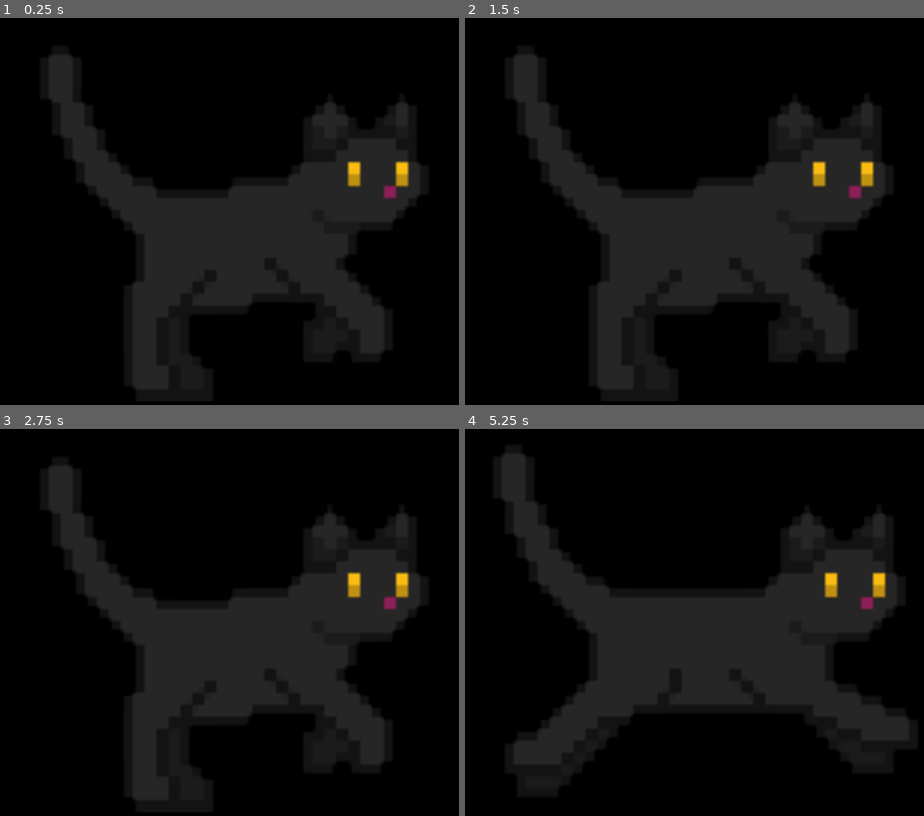
Above: before the commit, frames 1-4 (two rows, left to right).
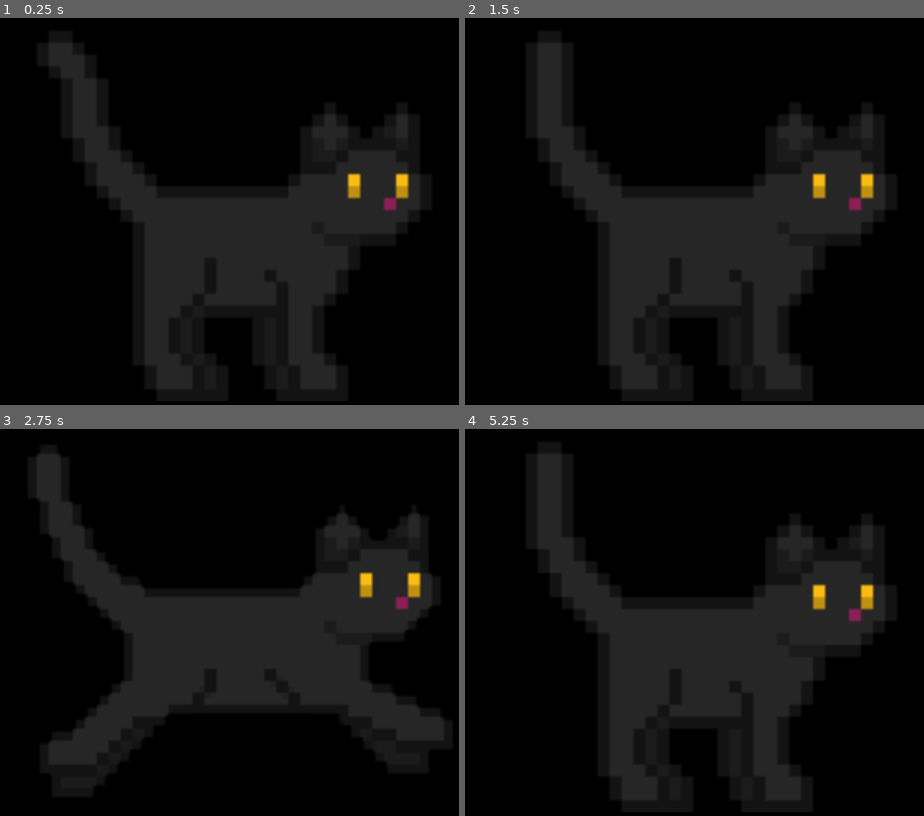
Above: after the commit, the same moments.

Repository: awesomesauce4646/virtual-pet
Game: Godot game, scene res://pet.tscn
Two runs of this game, one before a commit and one after it. Both use one fixed random seed, a clock stepped at 60 frames per second and the inputs below.
Inputs (mouse positions are in pixels of both pictures, inside the frame that each line leads up to):
- Up to frame 1 (0.25 s): no input
- Up to frame 2 (1.5 s): tap Enter at 0.5 s; drag from (689, 211) to (740, 83) at 0.52 s; drag from (598, 203) to (666, 273) at 1.27 s
- Up to frame 3 (2.75 s): move the mouse to (275, 494) at 2.02 s; hold Right from 2.03 s (still down); tap Alt at 2.1 s; click (275, 494) at 2.17 s
- Up to frame 4 (5.25 s): release Right at 2.75 s; drag from (666, 684) to (552, 525) at 2.77 s; move the mouse to (832, 661) at 3.52 s; hold Left 3.53-4.25 s; tap Alt at 3.6, 5.1 s; click (832, 661) at 3.67 s; drag from (552, 525) to (689, 622) at 4.27 s; move the mouse to (712, 595) at 5.02 s; hold Down from 5.03 s (still down); click (712, 595) at 5.17 s

The runs differ from the first frame. In frame 1, 5.4% of the frame differs, in the area x 10-92%, y 6-97%; in frame 2, 5.8%; in frame 3, 8.8%; in frame 4, 12%, in the area x 7-97%, y 6-97%.

Commit message:
add sit sprite as an idle

Diff:
--- a/virtual-pet/pet.gd
+++ b/virtual-pet/pet.gd
@@ -55,13 +55,21 @@
 		if r == 0:
 			animated_sprite.play("Idle")
 			speed = 0
+		elif r == 1:
+			animated_sprite.play("Sit")
+			speed = 0
+		else:
+			animated_sprite.play("Idle")
+			speed = 0
 
 func _on_area_input(_viewport, event, _shape_idx):
 	if event is InputEventMouseButton and event.button_index == MOUSE_BUTTON_LEFT:
 		if event.pressed:
 			is_dragging = true
+			animated_sprite.play("Idle")
 			var mouse_pos = Vector2(DisplayServer.mouse_get_position())
 			var win_pos = Vector2(DisplayServer.window_get_position())
 			drag_offset = mouse_pos - win_pos
 		else:
 			is_dragging = false
+			animated_sprite.play("Run")
--- a/virtual-pet/pet.tscn
+++ b/virtual-pet/pet.tscn
@@ -1,7 +1,57 @@
 [gd_scene format=3 uid="uid://nubkggdluy7u"]
 
 [ext_resource type="Script" uid="uid://bm2jegvyd30wj" path="res://pet.gd" id="1_s0gbd"]
+[ext_resource type="Texture2D" uid="uid://cbslb2o8obawe" path="res://Black-Idle.png" id="2_s0gbd"]
 [ext_resource type="Texture2D" uid="uid://ekwhlvj1o0ab" path="res://Black-Run.png" id="3_j8hq5"]
+[ext_resource type="Texture2D" uid="uid://bp11cw4rt4vbk" path="res://Black-Sit.png" id="4_j8hq5"]
+
+[sub_resource type="AtlasTexture" id="AtlasTexture_11scu"]
+atlas = ExtResource("2_s0gbd")
+region = Rect2(0, 0, 192, 192)
+
+[sub_resource type="AtlasTexture" id="AtlasTexture_0bf13"]
+atlas = ExtResource("2_s0gbd")
+region = Rect2(192, 0, 192, 192)
+
+[sub_resource type="AtlasTexture" id="AtlasTexture_sjut6"]
+atlas = ExtResource("2_s0gbd")
+region = Rect2(384, 0, 192, 192)
+
+[sub_resource type="AtlasTexture" id="AtlasTexture_qrkd0"]
+atlas = ExtResource("2_s0gbd")
+region = Rect2(576, 0, 192, 192)
+
+[sub_resource type="AtlasTexture" id="AtlasTexture_o7tcy"]
+atlas = ExtResource("2_s0gbd")
+region = Rect2(768, 0, 192, 192)
+
+[sub_resource type="AtlasTexture" id="AtlasTexture_gda0o"]
+atlas = ExtResource("2_s0gbd")
+region = Rect2(960, 0, 192, 192)
+
+[sub_resource type="AtlasTexture" id="AtlasTexture_slpjv"]
+atlas = ExtResource("2_s0gbd")
+region = Rect2(1152, 0, 192, 192)
+
+[sub_resource type="AtlasTexture" id="AtlasTexture_awnet"]
+atlas = ExtResource("2_s0gbd")
+region = Rect2(1344, 0, 192, 192)
+
+[sub_resource type="AtlasTexture" id="AtlasTexture_n2wdx"]
+atlas = ExtResource("2_s0gbd")
+region = Rect2(1536, 0, 192, 192)
+
+[sub_resource type="AtlasTexture" id="AtlasTexture_kckgm"]
+atlas = ExtResource("2_s0gbd")
+region = Rect2(1728, 0, 192, 192)
+
+[sub_resource type="AtlasTexture" id="AtlasTexture_7o5ql"]
+atlas = ExtResource("2_s0gbd")
+region = Rect2(1920, 0, 192, 192)
+
+[sub_resource type="AtlasTexture" id="AtlasTexture_8t54o"]
+atlas = ExtResource("2_s0gbd")
+region = Rect2(2112, 0, 192, 192)
 
 [sub_resource type="AtlasTexture" id="AtlasTexture_0ccft"]
 atlas = ExtResource("3_j8hq5")
@@ -26,10 +76,74 @@
 [sub_resource type="AtlasTexture" id="AtlasTexture_2nba3"]
 atlas = ExtResource("3_j8hq5")
 region = Rect2(960, 0, 192, 192)
+
+[sub_resource type="AtlasTexture" id="AtlasTexture_5bqq7"]
+atlas = ExtResource("4_j8hq5")
+region = Rect2(0, 0, 192, 192)
+
+[sub_resource type="AtlasTexture" id="AtlasTexture_qae7j"]
+atlas = ExtResource("4_j8hq5")
+region = Rect2(192, 0, 192, 192)
+
+[sub_resource type="AtlasTexture" id="AtlasTexture_uvuc8"]
+atlas = ExtResource("4_j8hq5")
+region = Rect2(384, 0, 192, 192)
+
+[sub_resource type="AtlasTexture" id="AtlasTexture_x5jns"]
+atlas = ExtResource("4_j8hq5")
+region = Rect2(576, 0, 192, 192)
+
+[sub_resource type="AtlasTexture" id="AtlasTexture_w32yi"]
+atlas = ExtResource("4_j8hq5")
+region = Rect2(768, 0, 192, 192)
+
+[sub_resource type="AtlasTexture" id="AtlasTexture_us1xf"]
+atlas = ExtResource("4_j8hq5")
+region = Rect2(960, 0, 192, 192)
+
+[sub_resource type="AtlasTexture" id="AtlasTexture_621w0"]
+atlas = ExtResource("4_j8hq5")
+region = Rect2(1152, 0, 192, 192)
 
 [sub_resource type="SpriteFrames" id="SpriteFrames_0af3v"]
 animations = [{
-"frames": [],
+"frames": [{
+"duration": 1.0,
+"texture": SubResource("AtlasTexture_11scu")
+}, {
+"duration": 1.0,
+"texture": SubResource("AtlasTexture_0bf13")
+}, {
+"duration": 1.0,
+"texture": SubResource("AtlasTexture_sjut6")
+}, {
+"duration": 1.0,
+"texture": SubResource("AtlasTexture_qrkd0")
+}, {
+"duration": 1.0,
+"texture": SubResource("AtlasTexture_o7tcy")
+}, {
+"duration": 1.0,
+"texture": SubResource("AtlasTexture_gda0o")
+}, {
+"duration": 1.0,
+"texture": SubResource("AtlasTexture_slpjv")
+}, {
+"duration": 1.0,
+"texture": SubResource("AtlasTexture_awnet")
+}, {
+"duration": 1.0,
+"texture": SubResource("AtlasTexture_n2wdx")
+}, {
+"duration": 1.0,
+"texture": SubResource("AtlasTexture_kckgm")
+}, {
+"duration": 1.0,
+"texture": SubResource("AtlasTexture_7o5ql")
+}, {
+"duration": 1.0,
+"texture": SubResource("AtlasTexture_8t54o")
+}],
 "loop": 1,
 "name": &"Idle",
 "speed": 5.0
@@ -56,6 +170,32 @@
 "loop": 1,
 "name": &"Run",
 "speed": 5.0
+}, {
+"frames": [{
+"duration": 1.0,
+"texture": SubResource("AtlasTexture_5bqq7")
+}, {
+"duration": 1.0,
+"texture": SubResource("AtlasTexture_qae7j")
+}, {
+"duration": 1.0,
+"texture": SubResource("AtlasTexture_uvuc8")
+}, {
+"duration": 1.0,
+"texture": SubResource("AtlasTexture_x5jns")
+}, {
+"duration": 1.0,
+"texture": SubResource("AtlasTexture_w32yi")
+}, {
+"duration": 1.0,
+"texture": SubResource("AtlasTexture_us1xf")
+}, {
+"duration": 1.0,
+"texture": SubResource("AtlasTexture_621w0")
+}],
+"loop": 1,
+"name": &"Sit",
+"speed": 5.0
 }]
 
 [sub_resource type="RectangleShape2D" id="RectangleShape2D_j863a"]
@@ -67,7 +207,8 @@
 [node name="AnimatedSprite2D" type="AnimatedSprite2D" parent="." unique_id=789550521]
 position = Vector2(82, 52)
 sprite_frames = SubResource("SpriteFrames_0af3v")
-animation = &"Idle"
+animation = &"Sit"
+frame_progress = 0.4727561
 
 [node name="Area2D" type="Area2D" parent="." unique_id=46219409]
 position = Vector2(-17, -49)
Binary file changed: virtual-pet/Black-Idle.png
Binary file added: virtual-pet/Black-Sit.png
Not shown, added: virtual-pet/Black-Sit.png.import
